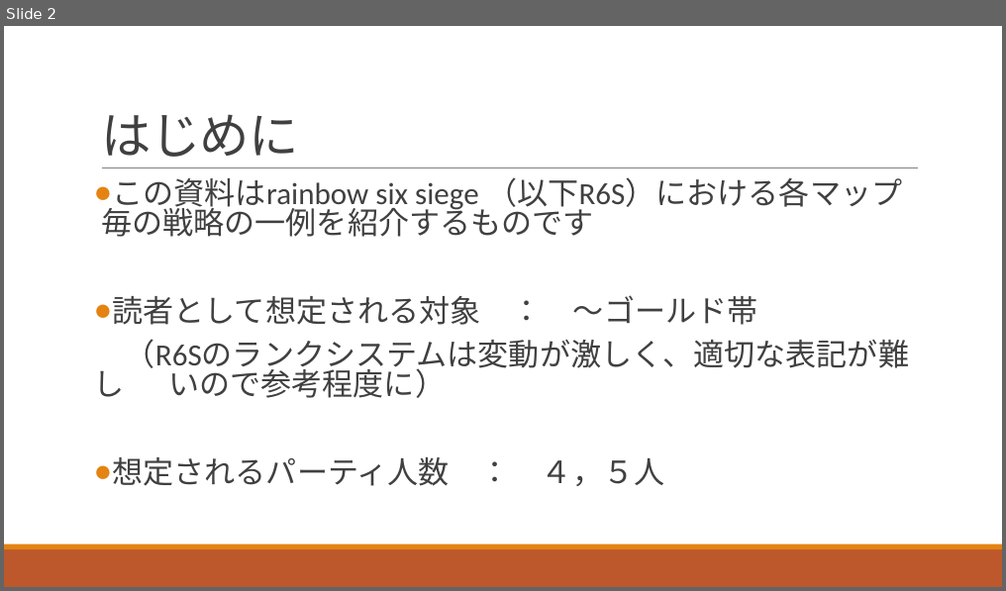
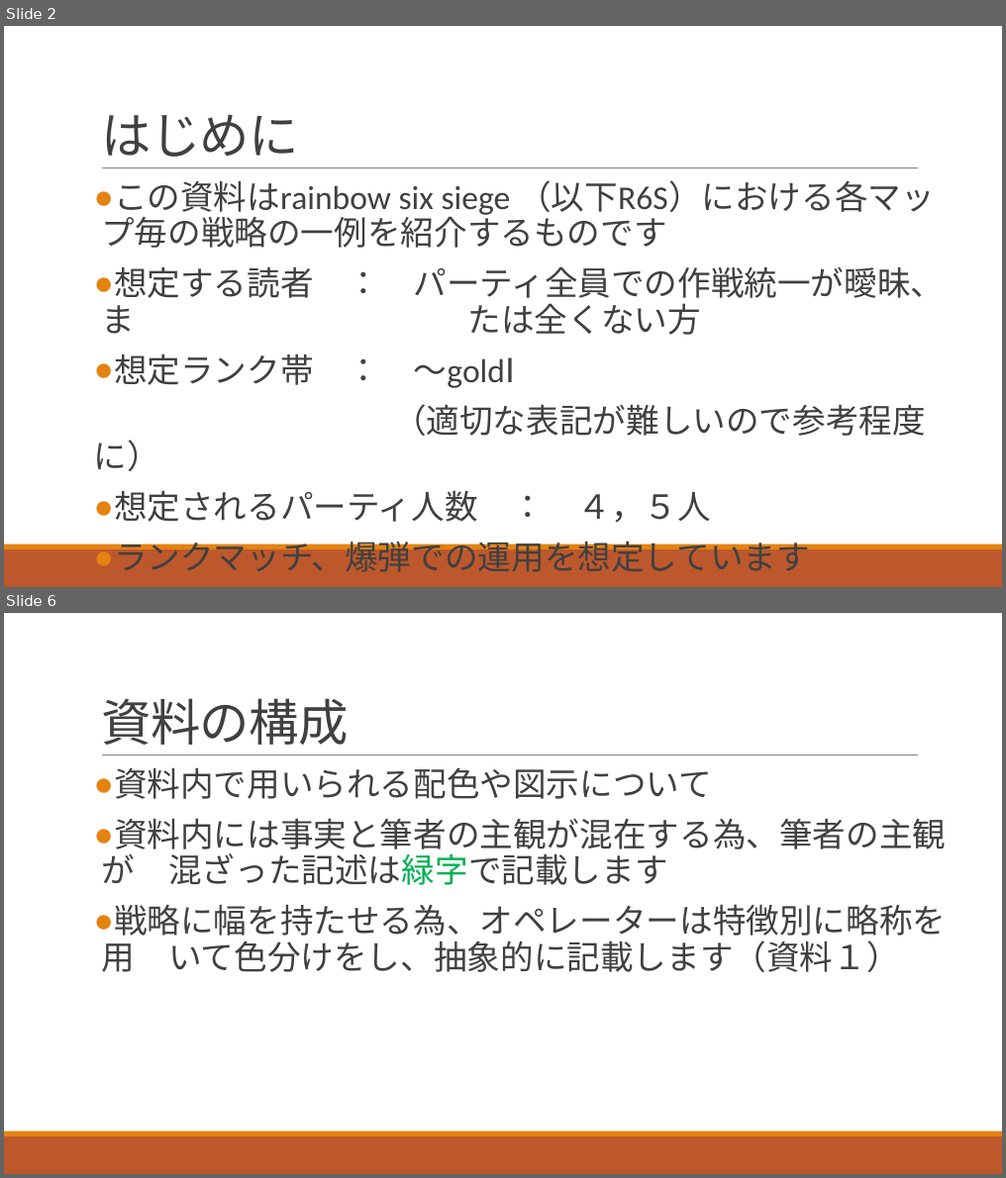
Before and after one commit to kaito-000/r6s_slide, a slide deck: R6S.pptx. Shown one above the other, each under a label of ours: slide 2 before the commit, slides 2 and 6 after it; the slides between them are not shown. The pictures are 1006x591 and 1006x1178 pixels, drawn with LibreOffice and Linux fonts; fonts in the diff are those of the drawing. Boxes give left, top, right and bottom in pixels: in the first picture for what was removed or moved away, otherwise in the second. Text is boxed around its words. In the diff, an @@ line names an element or a change of style, - is before the commit and + after.

```diff
--- a/R6S.pptx
+++ b/R6S.pptx
@@ slide 6 added at box(4, 613, 1002, 1174), background #FFFFFF; not listed: 3 template elements that a slide beside it also shows @@
@@ title added at box(101, 698, 349, 745), 48 pt, text #404040 @@
+資料の構成
@@ text added at box(101, 767, 945, 972), 32 pt, text #404040 @@
+● 資料内で用いられる配色や図示について
+● 資料内には事実と筆者の主観が混在する為、筆者の主観が 混ざった記述は緑字で記載します
+● 戦略に幅を持たせる為、オペレーターは特徴別に略称を用 いて色分けをし、抽象的に記載します（資料１）
@@ slide 2 changed as well @@
@@ text at box(101, 180, 935, 523): size 29.6 to 32 pt in "この資料はrainbow six siege （以下R6S）における各マップ毎の戦略の一例を紹介するものです", "想定されるパーティ人数 ： ４，５人"; line spacing 0.8 to 0.9 @@
@@ text at box(94, 267, 944, 472): text changed; size 29.6 to 32 pt @@
-● 読者として想定される対象 ： ～ゴールド帯
-（R6Sのランクシステムは変動が激しく、適切な表記が難し いので参考程度に）
+● 想定する読者 ： パーティ全員での作戦統一が曖昧、ま たは全くない方
+● 想定ランク帯 ： ～goldⅠ
+（適切な表記が難しいので参考程度に）
@@ text at box(114, 535, 810, 572): paragraph added @@
+● ランクマッチ、爆弾での運用を想定しています
```
Also in this commit, not shown: 2 other slides changed, 5 other slides added.
